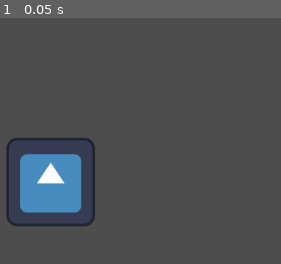
Above: before the commit, frame 1.
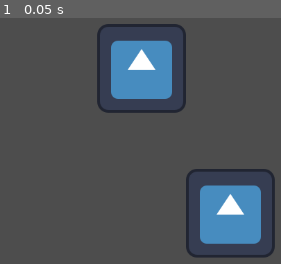
Above: after the commit, the same moment.

Repository: mbravorubio/Godot-2D-Game-GP1
Game: Godot game, scene res://main_scene.tscn
Same seed, same stepped clock (60 frames per second), same inputs: the game is played once before the commit and once after it. The project has no main scene, so this scene is started directly. The engine's default icon, where the game draws it, is replaced by a stand-in: a white triangle on a blue panel in a dark square.
Inputs:
- Up to frame 1 (0.05 s): no input

The runs differ from the first frame. In frame 1, 20% of the frame differs, in the area x 2-98%, y 2-98%.

Commit message:
updating scenes

Diff:
--- a/lab-3/Mauricio_scene.tscn.tscn
+++ b/lab-3/Mauricio_scene.tscn.tscn
@@ -1,3 +1,9 @@
-[gd_scene format=3 uid="uid://b0vfr6yxa15ri"]
+[gd_scene load_steps=2 format=3 uid="uid://dpwurgyx2330s"]
+
+[ext_resource type="Texture2D" uid="uid://drxubc2nkk537" path="res://icon.svg" id="1_wpubt"]
 
 [node name="MauricioScene_tscn" type="Node2D"]
+
+[node name="Icon" type="Sprite2D" parent="."]
+position = Vector2(423, 364)
+texture = ExtResource("1_wpubt")
--- a/lab-3/main_scene.tscn
+++ b/lab-3/main_scene.tscn
@@ -1,8 +1,11 @@
-[gd_scene load_steps=2 format=3 uid="uid://dykcsdbqj7oek"]
+[gd_scene load_steps=3 format=3 uid="uid://dykcsdbqj7oek"]
 
 [ext_resource type="PackedScene" uid="uid://rpc2lwawo1ri" path="res://nailah_scene.tscn" id="1_0f027"]
+[ext_resource type="PackedScene" uid="uid://dpwurgyx2330s" path="res://Mauricio_scene.tscn.tscn" id="2_2c62f"]
 
 [node name="Node2D" type="Node2D"]
 
-[node name="Icon" parent="." instance=ExtResource("1_0f027")]
-position = Vector2(164, 319)
+[node name="Nailah\'s Scene" parent="." instance=ExtResource("1_0f027")]
+position = Vector2(295, 155)
+
+[node name="MauricioScene_tscn" parent="." instance=ExtResource("2_2c62f")]
--- a/lab-3/nailah_scene.tscn
+++ b/lab-3/nailah_scene.tscn
@@ -3,4 +3,5 @@
 [ext_resource type="Texture2D" uid="uid://drxubc2nkk537" path="res://icon.svg" id="1_x1pio"]
 
 [node name="Icon" type="Sprite2D"]
+position = Vector2(519, 271)
 texture = ExtResource("1_x1pio")
